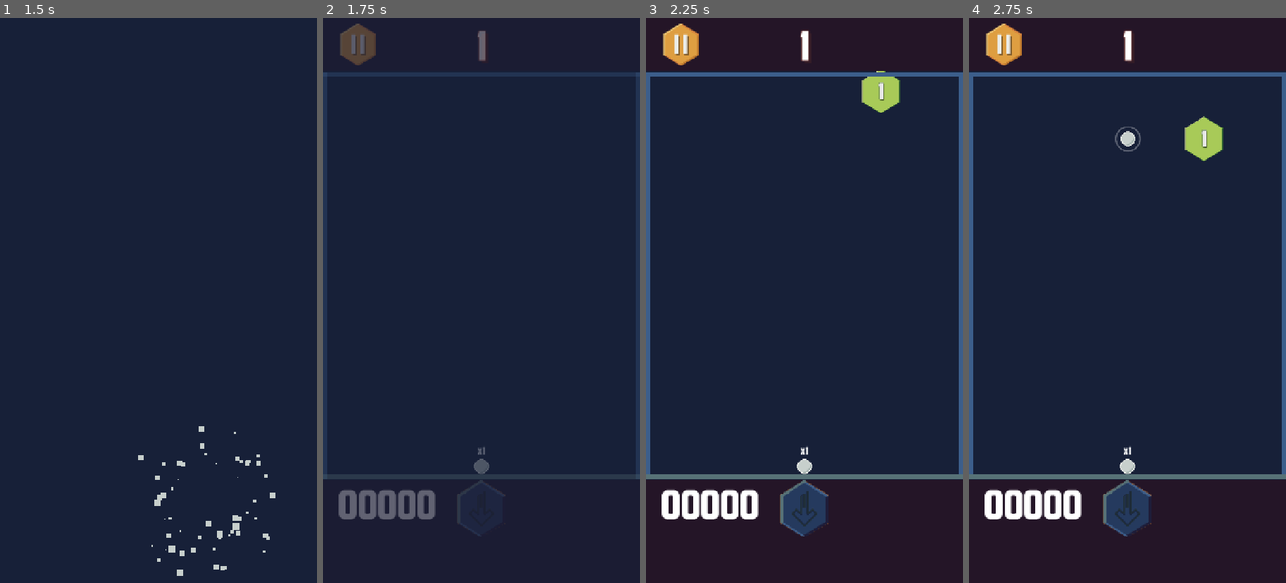
Above: before the commit, frames 1-4 (left to right).
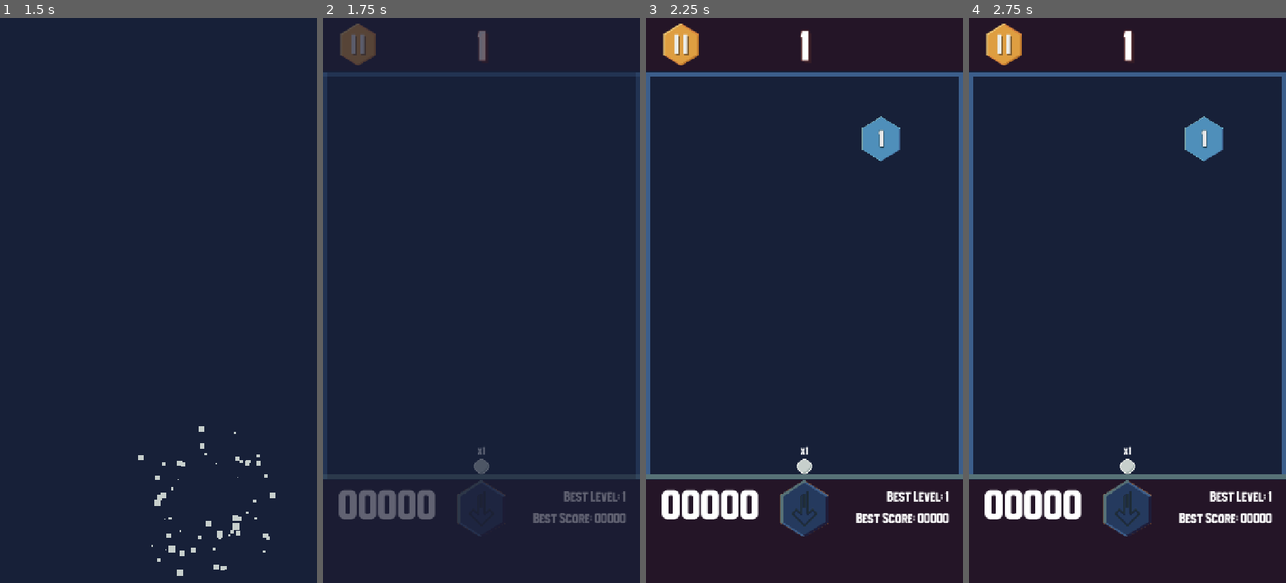
Above: after the commit, the same moments.

Repository: mrhewitt/hex-breaker
Game: Godot game, scene res://main.tscn
The game is run twice, just before and just after one commit, with the same random seed, the same clock (stepped at 60 frames per second) and the same inputs. Sound files missing from this copy of the repository are replaced by a short silence.
Inputs (mouse positions are in pixels of both pictures, inside the frame that each line leads up to):
- Up to frame 1 (1.5 s): click (193, 441) at 0.5 s; move the mouse to (228, 272) at 1.27 s; click (228, 272) at 1.42 s
- Up to frame 2 (1.75 s): no input
- Up to frame 3 (2.25 s): drag from (741, 328) to (788, 413) at 2.02 s
- Up to frame 4 (2.75 s): no input

Frame 1 is identical in both runs. In frame 2, 0.6% of the frame differs, in the area x 66-96%, y 83-90%; in frame 3, 2.1%, in the area x 66-96%, y 9-90%; in frame 4, 1.5%.

Commit message:
Beta version

Diff:
--- a/entities/blocks/block.gd
+++ b/entities/blocks/block.gd
@@ -23,20 +23,21 @@
 
 
 func _ready() -> void:
-	sprite_2d.frame = randi_range(0,sprite_2d.hframes)
+	sprite_2d.frame = randi_range(0,sprite_2d.hframes-1)
 
 
 func take_hit( damage:int = 1 ) -> void:
-	hits -= damage
-	GameManager.add_to_score(10)
-	if hits <= 0:
-		# dead, hide physical body and show explosion particles
-		collision_polygon_2d.disabled = true
-		sprite_2d.visible = false
-		burst_particles_2d.emitting = true
-		SfxPlayer.play_random(SfxPlayer.BLOCK_BURST)
-	else:
-		animation_player.play("hit_flash")
+	if hits > 0:
+		hits -= damage
+		GameManager.add_to_score(10)
+		if hits <= 0:
+			# dead, hide physical body and show explosion particles
+			collision_polygon_2d.set_deferred('disabled',true)
+			sprite_2d.visible = false
+			burst_particles_2d.emitting = true
+			SfxPlayer.play_random(SfxPlayer.BLOCK_BURST)
+		else:
+			animation_player.play("hit_flash")
 
 
 # we show these particles when block is burst, so free when done
--- a/entities/blocks/bonus_block.gd
+++ b/entities/blocks/bonus_block.gd
@@ -38,7 +38,7 @@
 
 
 func can_take_hit(body: Node2D) -> bool:
-	return body is BouncingBall
+	return body is BouncingBall and !body.is_falling
 
 
 func _on_body_entered(body: Node2D) -> void:
--- a/entities/blocks/bonus_block.tscn
+++ b/entities/blocks/bonus_block.tscn
@@ -6,6 +6,7 @@
 [ext_resource type="PackedScene" uid="uid://c8rkujitlkfa7" path="res://entities/blocks/bonus_sound.tscn" id="4_hspl0"]
 
 [node name="BonusBlock" type="Area2D" groups=["bonus_block"]]
+collision_layer = 8
 script = ExtResource("1_ix4ya")
 
 [node name="Sprite2D" type="Sprite2D" parent="."]
--- a/entities/blocks/splitter_bonus_block.gd
+++ b/entities/blocks/splitter_bonus_block.gd
@@ -24,6 +24,8 @@
 	var ball: BouncingBall = BOUNCING_BALL.instantiate()
 	ball.is_mini_ball = true
 	ball.position = body.position
+	for connection in body.all_balls_docked.get_connections():
+		ball.all_balls_docked.connect( connection.callable )
 	var direction: float = body.velocity.normalized().angle() + direction_offset
 	ball.velocity = Vector2.from_angle(direction) * ball.SPEED
-	get_parent().add_child(ball)
+	get_parent().add_child.call_deferred(ball)
--- a/entities/bouncing_ball.gd
+++ b/entities/bouncing_ball.gd
@@ -1,15 +1,12 @@
-@tool
 extends CharacterBody2D
 class_name BouncingBall
-
-## emitted when ball hits a non-base wall
-signal wall_contact( Vector2 )
 
 ## emitted when last ball in the air has docked with base ball marker
 ## i.e. it signifies the round is over
 signal all_balls_docked
 
 const SPEED: float = 900
+const MINI_SCALE: float = 0.65
 
 @export var shield_color: Color
 
@@ -22,7 +19,7 @@
 	set(is_mini):
 		is_mini_ball = is_mini
 		if is_mini_ball:
-			scale = Vector2(0.65,0.65)
+			scale = Vector2(MINI_SCALE,MINI_SCALE)
 		else:
 			scale = Vector2.ONE
 
@@ -31,6 +28,7 @@
 
 var base_move_tween: Tween = null
 var is_stopped: bool = false
+var is_falling: bool = false
 
 
 func _draw() -> void:
@@ -60,9 +58,6 @@
 			velocity = velocity.bounce(collision.get_normal()).normalized() * SPEED
 			if target is WallBody:
 				target = target.boundary_wall
-				wall_contact.emit(global_position)
-
-				var is_first_contact = target.set_contact_point(global_position)
 
 				# if it is a base, we stop normal physics and instead just "suck"
 				# ball toward to base starting point
@@ -71,8 +66,15 @@
 				if target.is_base_wall:
 					if !has_bounce_shield:
 						is_stopped = true
-						is_mini_ball = false	# full size now we are docked
-						if !is_first_contact:
+						# we hit base wall and did not have a shield, so set contact point
+						# if return is false we werent first one, so tween movement
+						# if true we are first contact, so become new base ball
+						global_position = get_adjusted_contact_point(target)
+						# full size now we are docked, do this after determinign adjusted
+						# contact point so we could take mini into account as it hit collision
+						# shape in mini mode
+						is_mini_ball = false
+						if !target.set_contact_point(global_position):
 							base_move_tween = create_tween()
 							base_move_tween.tween_property(self, "global_position", target.restart_point, 0.1)
 							# remove ball clone if its not the first one, we want one to remain so we can
@@ -82,12 +84,39 @@
 							become_base_ball()
 					else:
 						has_bounce_shield = false
+				else:
+					# regular wall, so just try to set a restart point
+					target.set_contact_point( get_adjusted_contact_point(target) )
 			elif target.has_method('take_hit'):
 				target.take_hit()
 
 
 func get_ball_radius() -> float:
 	return sprite_2d.texture.get_width()/2.0
+
+
+# if we were in mini mode or collision with wall will be too close
+# for normal size, so if a mini-ball is first ball to make contact
+# once level is done, actual ball will be partly stuck in the wall
+# so in this case we determine the final position for contact point
+# by ajusting with scale a little
+func get_adjusted_contact_point( wall: BoundaryWall ) -> Vector2:
+	if is_mini_ball:
+		var radius = get_ball_radius()
+		var offset:float = radius - (radius * MINI_SCALE)
+		var point := global_position
+		match wall.side:
+			BoundaryWall.BoundarySide.LEFT:
+				point.x += offset
+			BoundaryWall.BoundarySide.RIGHT:
+				point.x -= offset
+			BoundaryWall.BoundarySide.TOP:
+				point.y += offset
+			BoundaryWall.BoundarySide.BOTTOM:
+				point.y -= offset
+		return point
+	else:
+		return global_position
 
 
 func become_base_ball() -> void:
@@ -106,16 +135,21 @@
 		all_balls_docked.emit()
 
 
+# drop ball directly to ground, dont bounce off any blocks
+# if ball is already stopped we do nothing as its on ground already
 func drop_to_ground() -> void:
-	# mask only walls layer so we do not collide with anything else as we are
-	# essentially out of the game
-	#set_collision_mask_value(2,false)
-	set_collision_mask(4)
-	# find vall that is base wall, and determine which direction to move
-	var base_wall := BoundaryWall.get_base_wall()
-	match base_wall.side:
-		BoundaryWall.BoundarySide.LEFT: velocity = Vector2.LEFT
-		BoundaryWall.BoundarySide.RIGHT: velocity = Vector2.RIGHT
-		BoundaryWall.BoundarySide.TOP: velocity = Vector2.UP
-		BoundaryWall.BoundarySide.BOTTOM: velocity = Vector2.DOWN
-	velocity *= SPEED
+	if !is_stopped:
+		is_falling = true
+		has_bounce_shield = false
+		# mask only walls layer so we do not collide with anything else as we are
+		# essentially out of the game
+		#set_collision_mask_value(2,false)
+		set_collision_mask(4)
+		# find vall that is base wall, and determine which direction to move
+		var base_wall := BoundaryWall.get_base_wall()
+		match base_wall.side:
+			BoundaryWall.BoundarySide.LEFT: velocity = Vector2.LEFT
+			BoundaryWall.BoundarySide.RIGHT: velocity = Vector2.RIGHT
+			BoundaryWall.BoundarySide.TOP: velocity = Vector2.UP
+			BoundaryWall.BoundarySide.BOTTOM: velocity = Vector2.DOWN
+		velocity *= SPEED
--- a/entities/bouncing_ball.tscn
+++ b/entities/bouncing_ball.tscn
@@ -5,19 +5,17 @@
 [ext_resource type="PackedScene" uid="uid://cwca3nqjljvq5" path="res://entities/ball_highlight.tscn" id="3_qid0c"]
 
 [sub_resource type="CircleShape2D" id="CircleShape2D_lc4u2"]
-radius = 12.0
+radius = 17.0
 
 [node name="BoucingBall" type="CharacterBody2D" groups=["bouncing_balls"]]
 collision_mask = 6
 script = ExtResource("1_b5n3d")
 shield_color = Color(0.9098039, 0.75686276, 0.4392157, 1)
-is_mini_ball = null
 
 [node name="Sprite2D" type="Sprite2D" parent="."]
 texture = ExtResource("2_qid0c")
 
 [node name="CollisionShape2D" type="CollisionShape2D" parent="."]
-visible = false
 shape = SubResource("CircleShape2D_lc4u2")
 
 [node name="BallHighlight" parent="." instance=ExtResource("3_qid0c")]
--- a/main.gd
+++ b/main.gd
@@ -16,12 +16,16 @@
 
 func _on_play_button_body_play_started() -> void:
 	title_screen.visible = false
+	start_game()
 
+
+func start_game() -> void:
 	# create world scene dynamically, for some reason if it is added
 	# manually to main scene tree the top and bottom boundary walls do not
 	# size their collision shapes correctly
 	var world := WORLD.instantiate()
 	world.title_screen.connect(show_title_screen)
+	world.restart_game.connect(start_game)
 	add_child(world)
 	world.visible = true
 	world.modulate.a = 0
--- a/project.godot
+++ b/project.godot
@@ -63,6 +63,7 @@
 2d_physics/layer_1="Ball"
 2d_physics/layer_2="Blocks"
 2d_physics/layer_3="Walls"
+2d_physics/layer_4="Bonuses"
 
 [rendering]
 
--- a/resources/default_bus_layout.tres
+++ b/resources/default_bus_layout.tres
@@ -9,13 +9,13 @@
 bus/1/solo = false
 bus/1/mute = false
 bus/1/bypass_fx = false
-bus/1/volume_db = -2.11474
+bus/1/volume_db = -0.7237711
 bus/1/send = &"Master"
 bus/1/effect/0/effect = SubResource("AudioEffectPhaser_471mj")
 bus/1/effect/0/enabled = false
 bus/2/name = &"Music"
 bus/2/solo = false
-bus/2/mute = true
+bus/2/mute = false
 bus/2/bypass_fx = false
-bus/2/volume_db = 0.0
+bus/2/volume_db = -1.7192268
 bus/2/send = &"Master"
--- a/scripts/globals/block_spawner.gd
+++ b/scripts/globals/block_spawner.gd
@@ -56,11 +56,13 @@
 var level: int = 1:
 	set(level_in):
 		level = level_in
+		best_level = max(level_in,best_level)
 		level_updated.emit(level)
 
+var best_level: int = 1
 
 # we start in odd mode, top row is full row and odd number rows as indented shorter
-var row_mode: RowMode = RowMode.ODD_R
+#var row_mode: RowMode = RowMode.ODD_R
 #var y_offset: float = 0
 var level_node: Control = null
 var top_row:int = 0
@@ -69,7 +71,6 @@
 
 func set_level_node(_level_node: Control) -> void:
 	level_node = _level_node
-	#y_offset = -level_node.size.y + ROW_SPACING*3
 	death_y = level_node.size.y - ROW_SPACING
 
 # called whne round is over, removes bonus tiles, bumps level down one row
@@ -115,8 +116,8 @@
 		add_block(block, column, move_tween)
 		block.hits = get_hits_to_allocate()
 
-	# add bonus blocks,
-	if true:
+	# add bonus blocks, about 30% chance of bonus drop
+	if randf_range(0,100) < 33:
 		var block = BONUS_BLOCKS.pick_random().instantiate()
 		add_block(block, available_slots.pick_random(), move_tween)
 
@@ -128,7 +129,7 @@
 	# animate blocks appearance so it drops in from above
 	var target_y: float = block.position.y
 	block.position.y = -HEX_RADIUS
-	move_tween.tween_property(block, 'position:y', target_y, randf_range(0.05,0.25))
+	move_tween.tween_property(block, 'position:y', target_y, randf_range(0.025,0.075))
 
 
 func get_hits_to_allocate() -> int:
@@ -166,7 +167,7 @@
 				SfxPlayer.play(SfxPlayer.BONUS_LEAVE)
 				sound_played = true
 			var move_tween = create_tween()
-			move_tween.tween_property(block, 'position:y', level_node.get_rect().size.y, 0.4 + randf_range(0.0,0.4))
+			move_tween.tween_property(block, 'position:y', level_node.get_rect().size.y, 0.2 + randf_range(0.0,0.4))
 			move_tween.finished.connect(block.queue_free)
 
 
@@ -186,8 +187,8 @@
 		#	move_tween = create_tween()
 			#var start_delay: float = ((MAX_ROWS-block.grid_position.y) * 0.2) + (0.075 + (block.grid_position.x*0.025))
 		#	move_tween.tween_interval(start_delay)
-			start_delay += 0.05
-			move_tween.tween_property(block, 'position:y', block.position.y + ROW_SPACING, 0.05).set_delay(start_delay)
+			start_delay += 0.01
+			move_tween.tween_property(block, 'position:y', block.position.y + ROW_SPACING, 0.01).set_delay(start_delay)
 
 	# attach finsih event to final move tween to create new row once done animating
 	# existing rows down, if no existing rows, go direct to create new row
--- a/scripts/globals/game_manager.gd
+++ b/scripts/globals/game_manager.gd
@@ -30,6 +30,7 @@
 
 func new_game() -> void:
 	score = 0
+	BlockSpawner.level = 1
 
 
 # set score and emit set event, just assigning value does NOT emit event
--- a/scripts/globals/high_score_manager.gd
+++ b/scripts/globals/high_score_manager.gd
@@ -44,7 +44,7 @@
 		# ensure we only update high score it better, we do it here to prevent external
 		# sources needing to always do this check, but we have a special case for 0
 		# so that we can reset the high score to empty
-		if high_score_in == 0 or high_score_in > high_score:
+		if high_score_in > high_score:
 			high_score = high_score_in
 			high_score_updated.emit(high_score)
 
--- a/scripts/globals/music_player.gd
+++ b/scripts/globals/music_player.gd
@@ -2,7 +2,7 @@
 
 # dictionary of single sounds to be used with play(...)
 var MUSIC = {
-	theme = preload("res://assets/audio/Menu-Theme.ogg"),
+	theme = preload("res://assets/audio/Sakura-Girl-Daisy-chosic.com_.ogg"),
 	game = preload("res://assets/audio/Loyalty_Freak_Music_-_02_-_High_Technologic_Beat_Explosion(chosic.com).ogg")
 }
 
--- a/scripts/globals/sfx_player.gd
+++ b/scripts/globals/sfx_player.gd
@@ -9,6 +9,7 @@
 const PAUSE_BUTTON = 'pause_button'
 const DROP_BUTTON = 'drop_button'
 const MOVE_START_POINT = 'start_point'
+const GAME_OVER = 'game_over'
 
 # list of sounds to be used with play_random, a sound will be selected at random
 # from list of options for given key
@@ -29,7 +30,8 @@
 	SPLITTER_BONUS: preload("res://assets/audio/Bounce_Boing-008.ogg"),
 	PAUSE_BUTTON: preload("res://assets/audio/Chimes_Harp-017.ogg"),
 	DROP_BUTTON: preload("res://assets/audio/Power_DOWN-008.ogg"),
-	MOVE_START_POINT: preload("res://assets/audio/Movement_Whoosh_Short-017.ogg")
+	MOVE_START_POINT: preload("res://assets/audio/Movement_Whoosh_Short-017.ogg"),
+	GAME_OVER: preload("res://assets/audio/Losing_Jingle-026.ogg")
 }
 
 func play( sound_key: String ) -> void:
@@ -39,7 +41,14 @@
 		print("SfxPlayer: Invalid sound key for play - " + sound_key)
 
 
-func play_random( group: String ) -> void:
+func play_to_node( sound_key: String, parent: Node ) -> void:
+	if SFX.has(sound_key):
+		play_stream( SFX[sound_key], parent)
+	else:
+		print("SfxPlayer: Invalid sound key for play - " + sound_key)
+
+
+func play_random( group: String) -> void:
 	var sfx_list: Array = SFX_RANDOM.get(group)
 	if sfx_list and sfx_list.size() > 0:
 		play_stream( sfx_list.pick_random() )
@@ -47,12 +56,15 @@
 		print("SfxPlayer: Invalid sound group for play_random: " + group)
 
 
-func play_stream(sound_to_play: AudioStream) -> void:
+func play_stream(sound_to_play: AudioStream, parent: Node = null ) -> void:
 	# create a new audio player and put it in the scene
 	# if you forgot to add_child() to incklude it in a scene
 	# your sound will not play
 	var stream = AudioStreamPlayer.new()
-	get_tree().get_current_scene().add_child(stream)
+	if parent == null:
+		get_tree().get_current_scene().add_child(stream)
+	else:
+		parent.add_child(stream)
 	# tell it to start playing the sound we chose
 	stream.bus = "SFX"
 	stream.stream = sound_to_play
--- a/world/boundary_wall.gd
+++ b/world/boundary_wall.gd
@@ -102,7 +102,7 @@
 
 
 func show_restart_point() -> void:
-	if !is_base_wall and has_restart_point:
+	if !is_base_wall and has_restart_point and restart_point_instance == null:
 		restart_point_instance = RESTART_POINT.instantiate()
 		add_child(restart_point_instance)
 		restart_point_instance.global_position = restart_point
--- a/world/level.gd
+++ b/world/level.gd
@@ -34,7 +34,7 @@
 				# back to waiting state, otherwise release the ball if aiming
 				if targeting_state == BallAimState.PREPARING_TO_AIM:
 					targeting_state = BallAimState.WAITING
-				else:
+				elif targeting_state == BallAimState.AIMING:
 					release_launch()
 		elif event is InputEventMouseMotion:
 			if targeting_state == BallAimState.PREPARING_TO_AIM:
--- a/world/world.gd
+++ b/world/world.gd
@@ -1,20 +1,23 @@
 extends VBoxContainer
 
 signal title_screen
+signal restart_game
 
 @onready var level: Control = $Level
 @onready var round_label: Label = $HUDUpper/RoundLabel
 @onready var score_label: Label = %ScoreLabel
 @onready var drop_button: Button = %DropButton
+@onready var best_level_label: Label = %BestLevelLabel
+@onready var best_score_label: Label = %BestScoreLabel
 @onready var pause_control: Control = %PauseControl
-
-
-func _ready() -> void:
-	pass
-
+@onready var game_over_control: Control = %GameOverControl
 
 func start_new_game() -> void:
 	MusicPlayer.play('game')
+
+	GameManager.new_game()
+	HighScoreManager.high_score_updated.connect(_on_new_highscore)
+	_on_new_highscore(HighScoreManager.high_score)
 
 	BlockSpawner.level_updated.connect(_on_level_updated)
 	BlockSpawner.level_started.connect(_on_level_started)
@@ -23,9 +26,14 @@
 	BlockSpawner.init_level()
 
 
+func _on_new_highscore(score: int) -> void:
+	best_score_label.text = "Best Score: %05d" % score
+
+
 func _on_level_updated(_level: int) -> void:
 	round_label.text = str(_level)
 	drop_button.disabled = true
+	best_level_label.text = "Best Level: " + str(BlockSpawner.best_level)
 
 
 func _on_drop_button_pressed() -> void:
@@ -40,7 +48,9 @@
 
 
 func _on_game_over() -> void:
-	level.process_mode = Node.PROCESS_MODE_DISABLED
+	SfxPlayer.play_to_node(SfxPlayer.GAME_OVER,game_over_control)
+	get_tree().paused = true
+	game_over_control.visible = true
 
 
 func _on_pause_button_pressed() -> void:
@@ -61,3 +71,10 @@
 	await tween.finished
 	queue_free()
 	title_screen.emit()
+
+
+func _on_restart_button_pressed() -> void:
+	get_tree().paused = false
+	game_over_control.visible = false
+	queue_free()
+	restart_game.emit()
--- a/world/world.tscn
+++ b/world/world.tscn
@@ -247,6 +247,83 @@
 ignore_texture_size = true
 stretch_mode = 0
 
+[node name="GameOverControl" type="Control" parent="Level"]
+unique_name_in_owner = true
+process_mode = 2
+visible = false
+z_index = 150
+layout_mode = 1
+anchors_preset = 15
+anchor_right = 1.0
+anchor_bottom = 1.0
+grow_horizontal = 2
+grow_vertical = 2
+
+[node name="ColorRect" type="ColorRect" parent="Level/GameOverControl"]
+layout_mode = 1
+anchors_preset = 15
+anchor_right = 1.0
+anchor_bottom = 1.0
+grow_horizontal = 2
+grow_vertical = 2
+color = Color(0.14509805, 0.22745098, 0.36862746, 0.7294118)
+
+[node name="Label" type="Label" parent="Level/GameOverControl"]
+layout_mode = 1
+anchors_preset = 8
+anchor_left = 0.5
+anchor_top = 0.5
+anchor_right = 0.5
+anchor_bottom = 0.5
+offset_left = -278.0
+offset_top = -98.0
+offset_right = 278.0
+offset_bottom = 98.0
+grow_horizontal = 2
+grow_vertical = 2
+theme_override_font_sizes/font_size = 164
+text = "GAME OVER!"
+
+[node name="RestartButton" type="TextureButton" parent="Level/GameOverControl"]
+custom_minimum_size = Vector2(128, 128)
+layout_mode = 1
+anchors_preset = 8
+anchor_left = 0.5
+anchor_top = 0.5
+anchor_right = 0.5
+anchor_bottom = 0.5
+offset_left = -133.0
+offset_top = 77.0
+offset_right = -5.0
+offset_bottom = 205.0
+grow_horizontal = 2
+grow_vertical = 2
+texture_normal = ExtResource("9_m0cxt")
+texture_pressed = ExtResource("10_j34ew")
+texture_hover = ExtResource("11_p2iis")
+ignore_texture_size = true
+stretch_mode = 0
+
+[node name="StopButton" type="TextureButton" parent="Level/GameOverControl"]
+custom_minimum_size = Vector2(128, 128)
+layout_mode = 1
+anchors_preset = 8
+anchor_left = 0.5
+anchor_top = 0.5
+anchor_right = 0.5
+anchor_bottom = 0.5
+offset_left = 8.0
+offset_top = 77.0
+offset_right = 136.0
+offset_bottom = 205.0
+grow_horizontal = 2
+grow_vertical = 2
+texture_normal = ExtResource("12_aysyn")
+texture_pressed = ExtResource("13_o1net")
+texture_hover = ExtResource("14_3ljsx")
+ignore_texture_size = true
+stretch_mode = 0
+
 [node name="HUDLower" type="Control" parent="."]
 custom_minimum_size = Vector2(0, 120)
 layout_mode = 2
@@ -288,9 +365,32 @@
 theme_override_styles/focus = SubResource("StyleBoxTexture_b2suy")
 disabled = true
 
-[node name="Label2" type="Label" parent="HUDLower/HBoxContainer"]
+[node name="MarginContainer" type="MarginContainer" parent="HUDLower/HBoxContainer"]
 layout_mode = 2
 size_flags_horizontal = 3
+theme_override_constants/margin_right = 32
+
+[node name="VBoxContainer" type="VBoxContainer" parent="HUDLower/HBoxContainer/MarginContainer"]
+layout_mode = 2
+size_flags_horizontal = 10
+size_flags_vertical = 4
+theme_override_constants/separation = 17
+
+[node name="BestLevelLabel" type="Label" parent="HUDLower/HBoxContainer/MarginContainer/VBoxContainer"]
+unique_name_in_owner = true
+layout_mode = 2
+size_flags_horizontal = 3
+theme_override_font_sizes/font_size = 32
+text = "Best Level: 1"
+horizontal_alignment = 2
+
+[node name="BestScoreLabel" type="Label" parent="HUDLower/HBoxContainer/MarginContainer/VBoxContainer"]
+unique_name_in_owner = true
+layout_mode = 2
+size_flags_horizontal = 3
+theme_override_font_sizes/font_size = 31
+text = "Best Score: 00000"
+horizontal_alignment = 2
 
 [connection signal="pressed" from="HUDUpper/PauseButton" to="." method="_on_pause_button_pressed"]
 [connection signal="base_wall_selected" from="Level/TopWall" to="Level" method="_on_base_wall_selected"]
@@ -300,4 +400,6 @@
 [connection signal="timeout" from="Level/LaunchTimer" to="Level" method="_on_launch_timer_timeout"]
 [connection signal="pressed" from="Level/PauseControl/ContinueButton" to="." method="_on_continue_button_pressed"]
 [connection signal="pressed" from="Level/PauseControl/StopButton" to="." method="_on_stop_button_pressed"]
+[connection signal="pressed" from="Level/GameOverControl/RestartButton" to="." method="_on_restart_button_pressed"]
+[connection signal="pressed" from="Level/GameOverControl/StopButton" to="." method="_on_stop_button_pressed"]
 [connection signal="pressed" from="HUDLower/HBoxContainer/DropButton" to="." method="_on_drop_button_pressed"]
Not shown, added: assets/audio/Losing_Jingle-026.ogg.import
Not shown, added: assets/audio/Sakura-Girl-Daisy-chosic.com_.ogg.import
Not shown, added: assets/audio/Losing_Jingle-026.ogg
Not shown, added: assets/audio/Sakura-Girl-Daisy-chosic.com_.ogg
